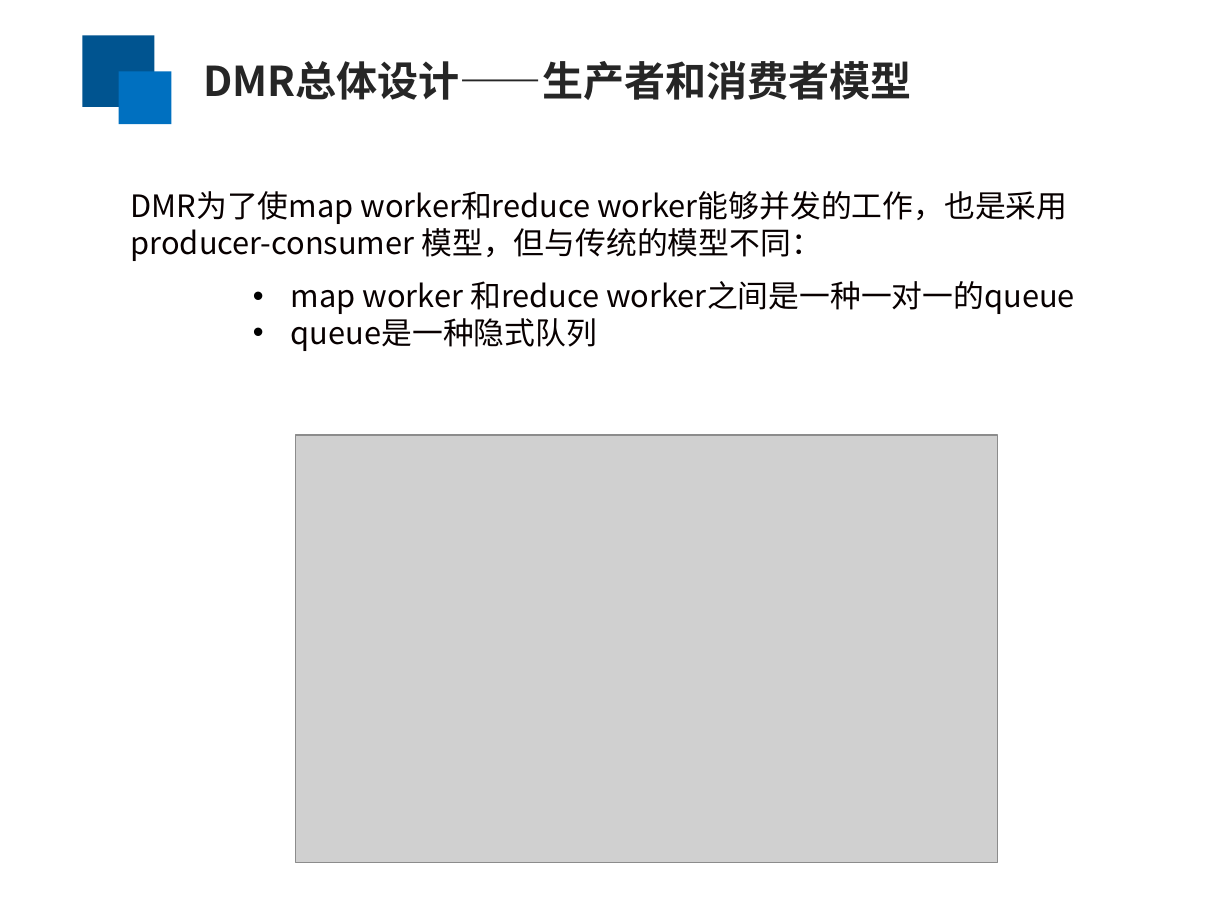
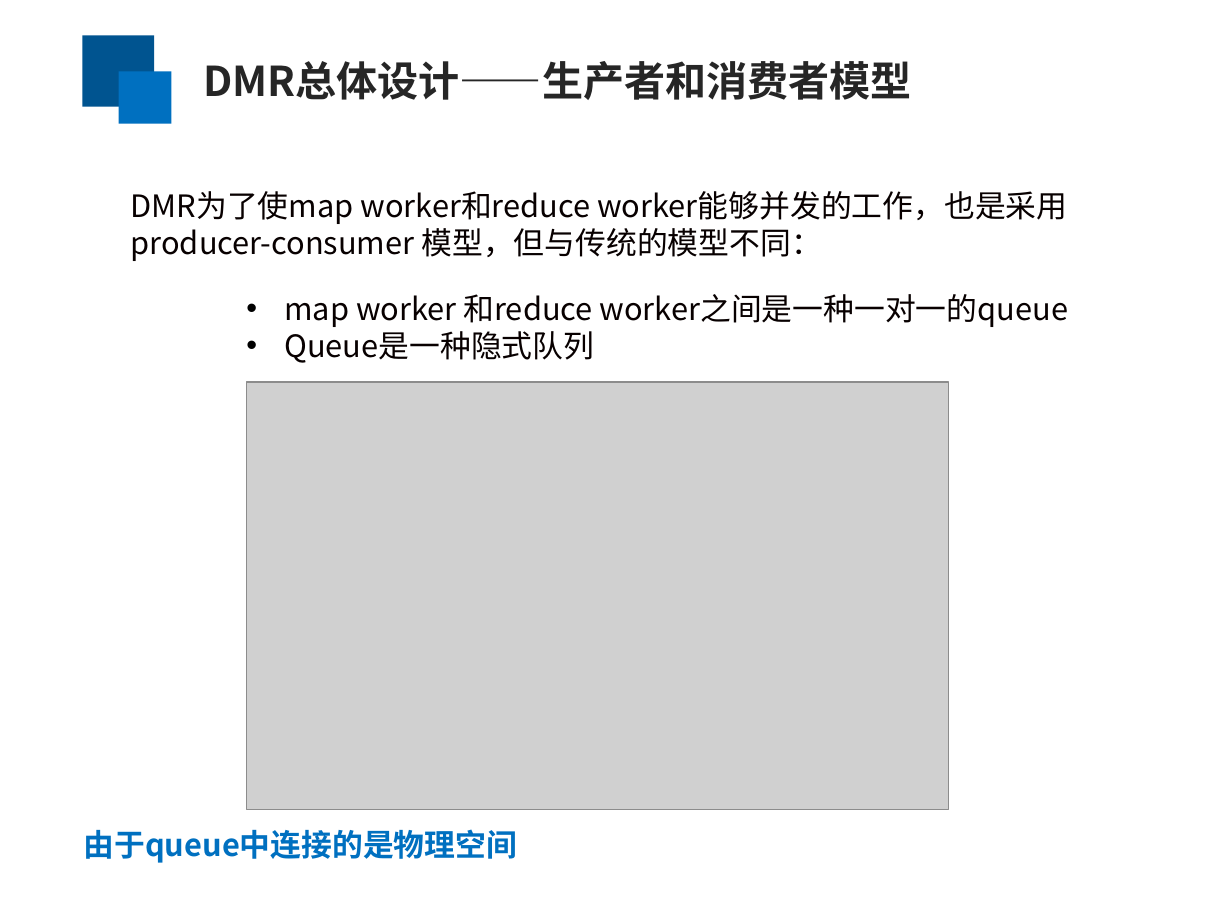
Before and after one commit to yufenyu/work, a slide deck: slide 9 of dmr_paper/paper/chinaSys-2016.ppt. Drawn at 1232x924 pixels with LibreOffice and Linux fonts; fonts in the diff are those of the drawing; grey boxes stand for pictures. Boxes give left, top, right and bottom in pixels: in the first picture for what was removed or moved away, otherwise in the second. Text is boxed around its words. In the diff, an @@ line names an element or a change of style, - is before the commit and + after.

```diff
--- a/dmr_paper/paper/chinaSys-2016.ppt
+++ b/dmr_paper/paper/chinaSys-2016.ppt
@@ text "map worker 和reduce worker之间是一种一对一的queue": place and size @@
-text "map worker 和reduce worker之间是一种一对一的queue" at (291,281,1074,351)
+text "map worker 和reduce worker之间是一种一对一的queue" at (284,294,1068,363)
@@ text at (284,326,594,363): text changed @@
-  • queue是一种隐式队列
+  • Queue是一种隐式队列
@@ picture: place and size @@
-picture at (296,435,998,862)
+picture at (246,382,949,809)
@@ text added at (84,829,518,863), 18 pt, text #0070C0, bold @@
+由于queue中连接的是物理空间
```
Also in this commit, not shown: 7 other slides changed.
